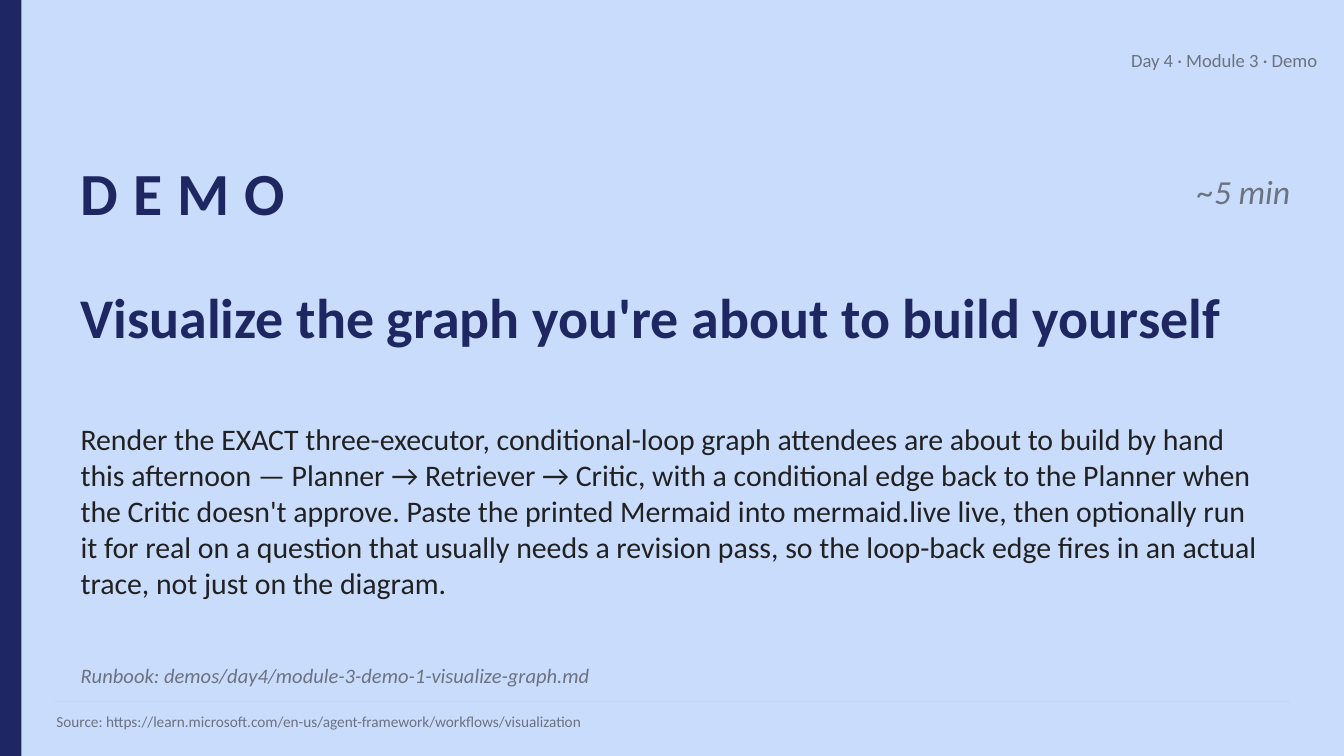
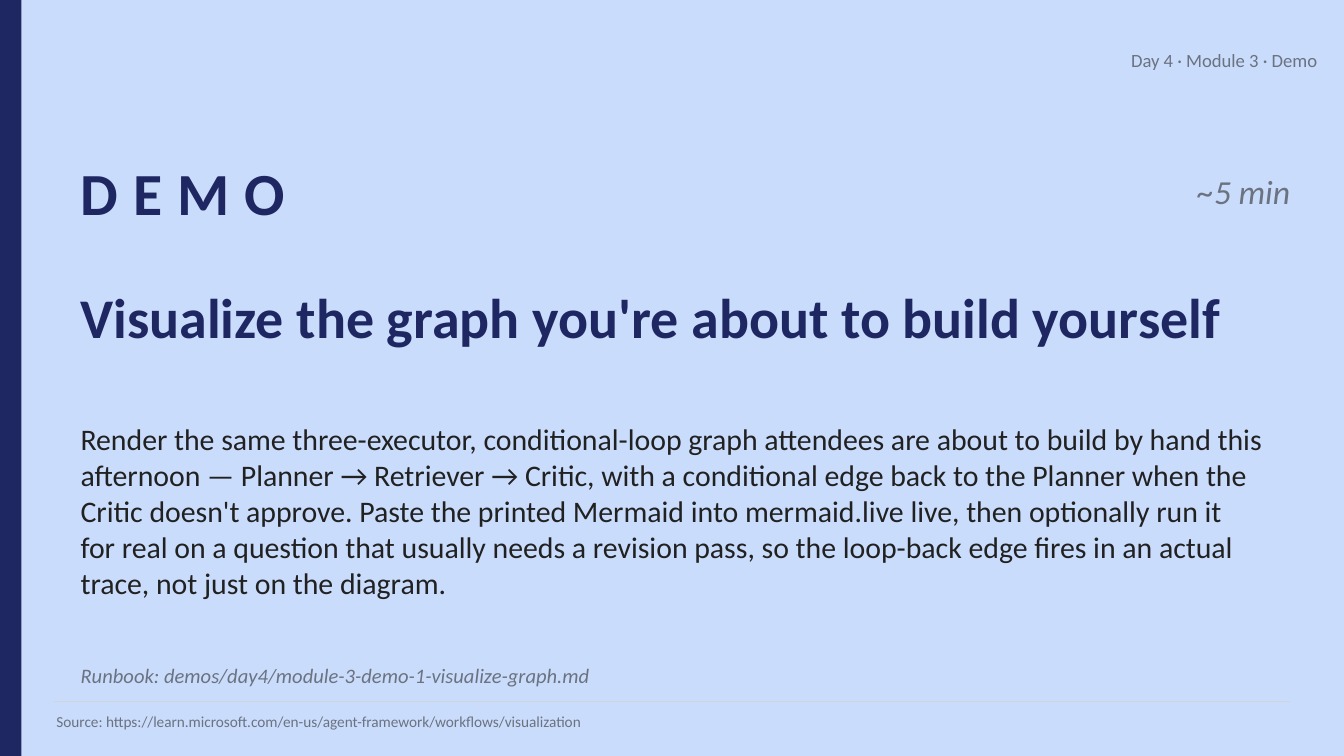
Before and after one commit to JimPiquant/Building-AI-Apps-and-Agents, a slide deck: slide 7 of decks/day4/module-3-workflow-fundamentals.pptx. Drawn at 1344x756 pixels with LibreOffice and Linux fonts; fonts in the diff are those of the drawing. Boxes give left, top, right and bottom in pixels: in the first picture for what was removed or moved away, otherwise in the second. Text is boxed around its words. In the diff, an @@ line names an element or a change of style, - is before the commit and + after.

```diff
--- a/decks/day4/module-3-workflow-fundamentals.pptx
+++ b/decks/day4/module-3-workflow-fundamentals.pptx
@@ text at (x1=81, y1=429, x2=1262, y2=599): text changed @@
-Render the EXACT three-executor, conditional-loop graph attendees are about to build by hand this afternoon — Planner → Retriever → Critic, with a conditional edge back to the Planner when the Critic doesn't approve. Paste the printed Mermaid into mermaid.live live, then optionally run it for real on a question that usually needs a revision pass, so the loop-back edge fires in an actual trace, not just on the diagram.
+Render the same three-executor, conditional-loop graph attendees are about to build by hand this afternoon — Planner → Retriever → Critic, with a conditional edge back to the Planner when the Critic doesn't approve. Paste the printed Mermaid into mermaid.live live, then optionally run it for real on a question that usually needs a revision pass, so the loop-back edge fires in an actual trace, not just on the diagram.
```
Also in this commit, not shown: 4 other slides changed, 1 slide removed, 7 other files.
